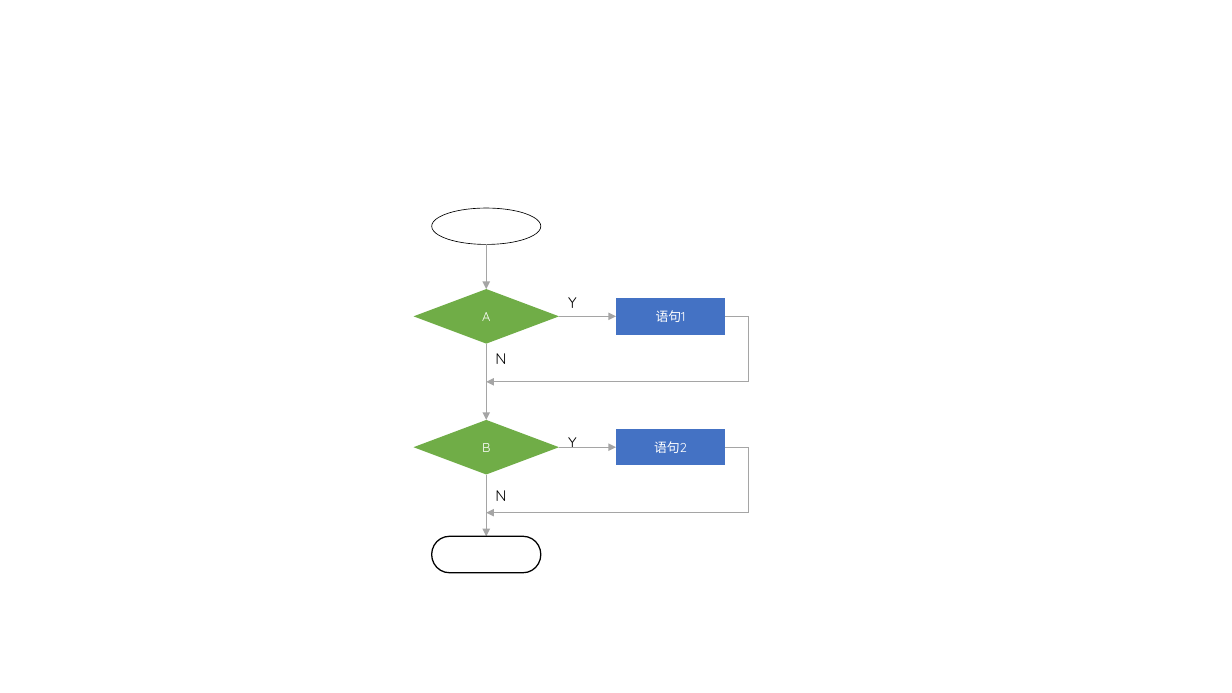
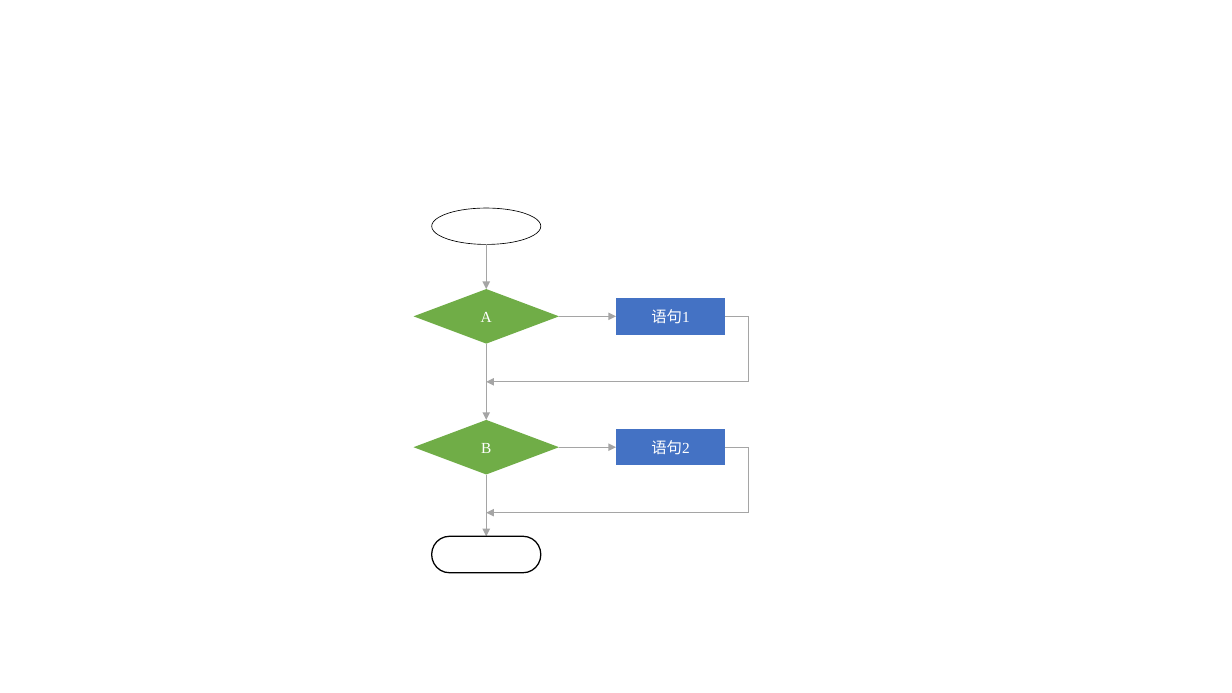
Before and after one commit to glplaman/glplaman.github.io, a slide deck: slide 17 of network/ppt/addressing.pptx. Drawn at 1232x693 pixels with LibreOffice and Linux fonts; fonts in the diff are those of the drawing. Boxes give left, top, right and bottom in pixels: in the first picture for what was removed or moved away, otherwise in the second. Text is boxed around its words. In the diff, an @@ line names an element or a change of style, - is before the commit and + after.

```diff
--- a/network/ppt/addressing.pptx
+++ b/network/ppt/addressing.pptx
@@ text removed at [568, 297, 577, 308] @@
-Y
@@ text removed at [495, 353, 506, 364] @@
-N
@@ text "Y" at [568, 447, 579, 448]: font Quicksand to Times New Roman, text colour #000000 to #FFFFFF @@
@@ size 10 to 12 pt, font Quicksand to Times New Roman in 4 elements at [414, 289, 559, 344], [414, 421, 559, 475], [616, 299, 726, 335], [616, 429, 726, 465] @@
@@ text removed at [495, 490, 506, 501] @@
-N
```
Also in this commit, not shown: 32 other slides changed, 15 other files.
